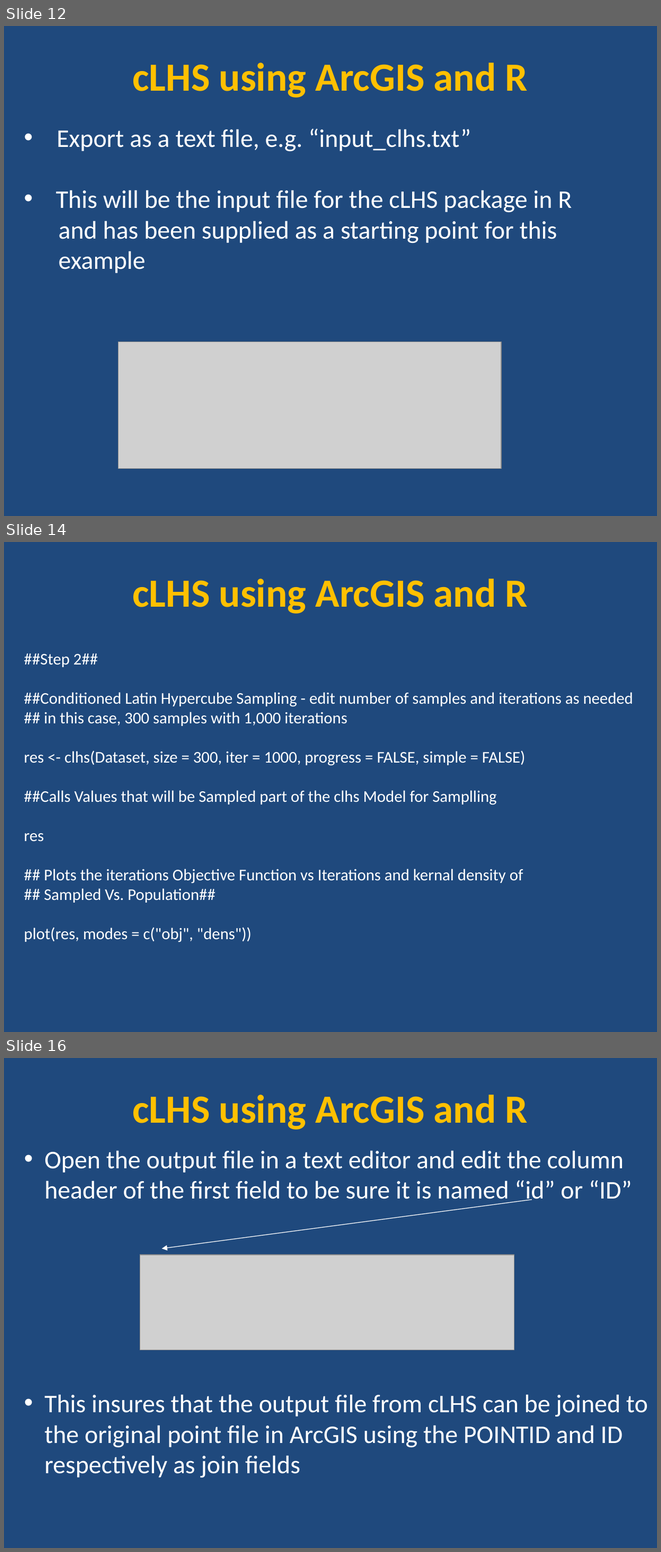
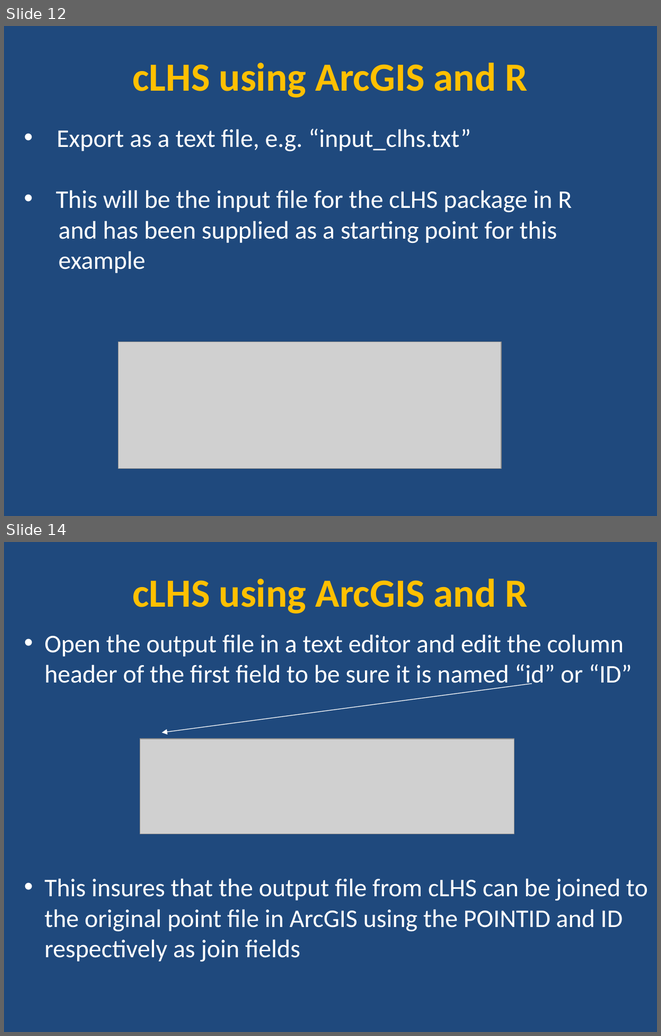
Before and after one commit to ncss-tech/stats_for_soil_survey, a slide deck: presentations/3_sampling/sampling_cLHS_example/cLHS_sampling_R_example.pptx. Shown one above the other, each under a label of ours: slides 12, 14 and 16 before the commit, slides 12 and 14 after it; the slides between them are not shown. The pictures are 661x1552 and 661x1036 pixels, drawn with LibreOffice and Linux fonts; fonts in the diff are those of the drawing; grey boxes stand for pictures. Boxes give left, top, right and bottom in pixels: in the first picture for what was removed or moved away, otherwise in the second. Text is boxed around its words. In the diff, an @@ line names an element or a change of style, - is before the commit and + after.

```diff
--- a/presentations/3_sampling/sampling_cLHS_example/cLHS_sampling_R_example.pptx
+++ b/presentations/3_sampling/sampling_cLHS_example/cLHS_sampling_R_example.pptx
@@ slide 14 removed at (x1=4, y1=542, x2=657, y2=1032), background #1F497D @@
@@ title removed at (x1=132, y1=579, x2=528, y2=614) @@
-cLHS using ArcGIS and R
@@ text removed at (x1=24, y1=653, x2=633, y2=942) @@
-##Step 2##
-##Conditioned Latin Hypercube Sampling - edit number of samples and iterations as needed
-## in this case, 300 samples with 1,000 iterations
-res <- clhs(Dataset, size = 300, iter = 1000, progress = FALSE, simple = FALSE)
-##Calls Values that will be Sampled part of the clhs Model for Samplling
-res
-## Plots the iterations Objective Function vs Iterations and kernal density of
-## Sampled Vs. Population##
-plot(res, modes = c("obj", "dens"))
@@ what was slide 16 is now slide 14 @@
```
Also in this commit, not shown: 3 slides changed, 1 other slide removed, 1 other file.
